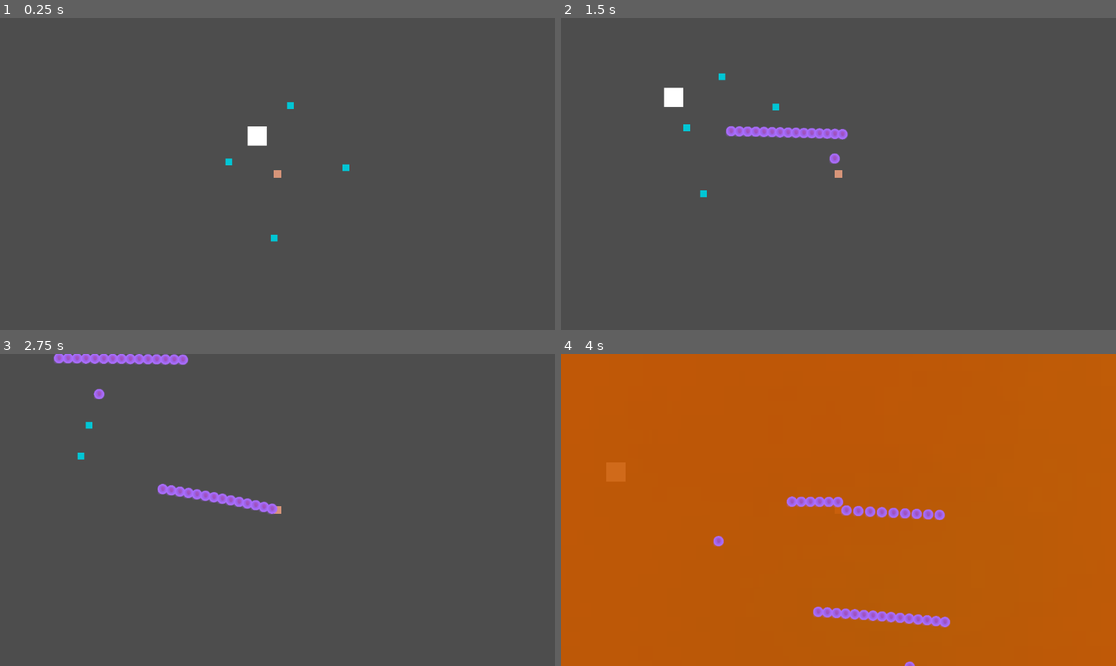
Above: before the commit, frames 1-4 (two rows, left to right).
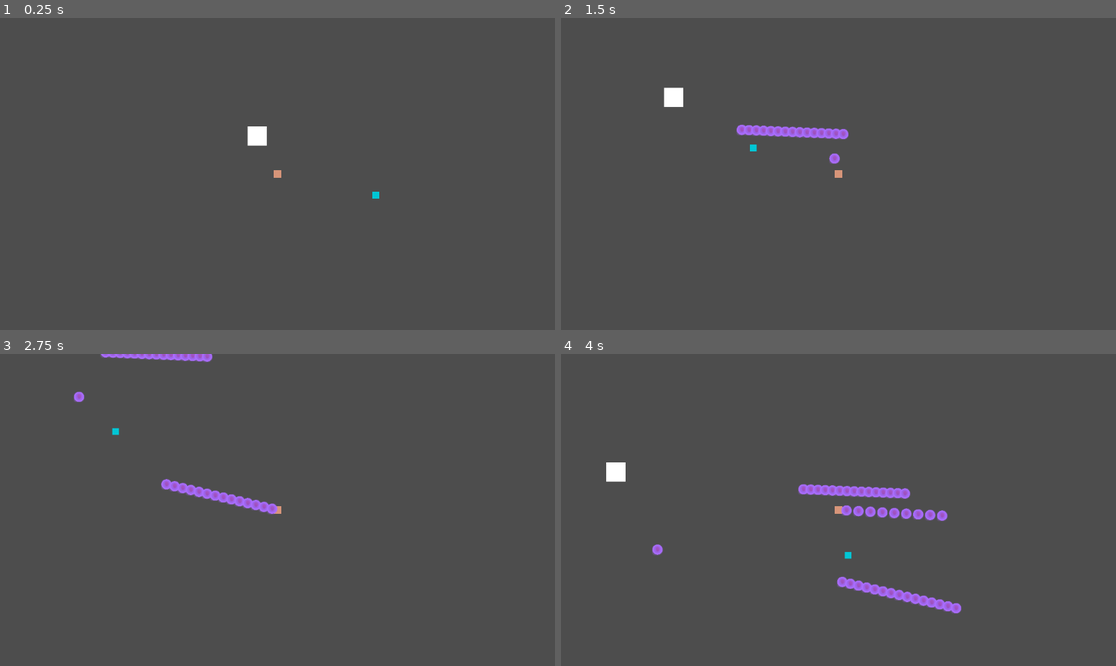
Above: after the commit, the same moments.

Repository: Simon014/PSLR2-Dungeon-Danmaku-Engine
Game: Godot game, scene res://RootScene.tscn
The game is run twice, just before and just after one commit, with the same random seed, the same clock (stepped at 60 frames per second) and the same inputs.
Inputs (mouse positions are in pixels of both pictures, inside the frame that each line leads up to):
- Up to frame 1 (0.25 s): no input
- Up to frame 2 (1.5 s): move the mouse to (960, 158) at 0.52 s; press the mouse at (960, 158) at 0.53 s; hold D (right) 0.53-1.28 s; move the mouse to (727, 189) at 1.27 s; release the mouse at (727, 189) at 1.28 s; hold S (down) from 1.28 s (still down); click (727, 189) at 1.35 s
- Up to frame 3 (2.75 s): move the mouse to (333, 441) at 2.02 s; release S (down) at 2.03 s; press the mouse at (333, 441) at 2.03 s; hold D (right) from 2.03 s (still down)
- Up to frame 4 (4 s): move the mouse to (810, 572) at 2.77 s; release D (right) at 2.78 s; release the mouse at (810, 572) at 2.78 s; hold W (up) 2.78-3.53 s; click (810, 572) at 2.85 s; move the mouse to (1005, 556) at 3.52 s; press the mouse at (1005, 556) at 3.53 s; hold A (left) from 3.53 s (still down)

The runs differ from the first frame. In frame 1, 0.1% of the frame differs, in the area x 40-69%, y 26-72%; in frame 2, 0.6%; in frame 3, 1.4%; in frame 4, 100%, in the area x 0-100%, y 0-100%.

Commit message:
additions, polishes and bug fixes
adding homing bullets, partner now gets stunned when hit, instead of dying directly, ensuring all bullets interact with NPC correctly.

Diff:
--- a/pslr-2-dungeon-danmaku-engine/DDEcore/core_partner_vars.gd
+++ b/pslr-2-dungeon-danmaku-engine/DDEcore/core_partner_vars.gd
@@ -7,7 +7,7 @@
 var SP = 100
 var SPmax = SP * 1.5
 var speed = 200
-var position
+var position = Vector2.ZERO
 #combat stats
 var attack = 1
 var defence = 1
--- a/pslr-2-dungeon-danmaku-engine/Entities/bullets/bomb/bullet.gd
+++ b/pslr-2-dungeon-danmaku-engine/Entities/bullets/bomb/bullet.gd
@@ -12,7 +12,6 @@
 
 #changed variables
 var scales
-var currentarea
 
 
 
@@ -24,8 +23,6 @@
 	$TTL.start()
 	$explode.scale.x = scales/100
 	$explode.scale.y = scales/100
-	currentarea = $CollisionShape2D.shape.radius
-	print(currentarea)
 
 func _process(delta: float) -> void:
 	velocity -= velocity * friction * 0.01
@@ -38,9 +35,10 @@
 	$Image.visible = false
 	$AnimationPlayer.play("explode")
 	$CollisionShape2D.shape.radius = explosionRadius
-	currentarea = $CollisionShape2D.shape.radius
 	pass # Replace with function body.
 
+func currentarea():
+	return $CollisionShape2D.shape.radius
 func _on_animation_player_current_animation_changed(name: StringName) -> void:
 	if name == "":
 		queue_free()
--- /dev/null
+++ b/pslr-2-dungeon-danmaku-engine/Entities/bullets/homing/Bullet.tscn
@@ -0,0 +1,30 @@
+[gd_scene format=3 uid="uid://ceit01bcpag3c"]
+
+[ext_resource type="Script" uid="uid://b0n0s0gh71hdx" path="res://Entities/bullets/homing/bullet.gd" id="1_3gprq"]
+[ext_resource type="Texture2D" uid="uid://ddcu5qbsqt1pd" path="res://Entities/bullets/DebugBullet.png" id="2_n0c7q"]
+
+[sub_resource type="CircleShape2D" id="CircleShape2D_y3fcc"]
+
+[node name="Bullet" type="CharacterBody2D" unique_id=625293210]
+collision_layer = 8
+collision_mask = 0
+script = ExtResource("1_3gprq")
+
+[node name="DebugBullet" type="Sprite2D" parent="." unique_id=1973256255]
+modulate = Color(0.6734647, 0.4300065, 1, 1)
+position = Vector2(0.23, 0)
+scale = Vector2(0.087890625, 0.087890625)
+texture = ExtResource("2_n0c7q")
+
+[node name="CollisionShape2D" type="CollisionShape2D" parent="." unique_id=719758290]
+shape = SubResource("CircleShape2D_y3fcc")
+
+[node name="TTL" type="Timer" parent="." unique_id=1548195517]
+wait_time = 5.0
+
+[node name="pathing" type="Timer" parent="." unique_id=1131017281]
+wait_time = 0.05
+autostart = true
+
+[connection signal="timeout" from="TTL" to="." method="_on_ttl_timeout"]
+[connection signal="timeout" from="pathing" to="." method="_on_pathing_timeout"]
--- /dev/null
+++ b/pslr-2-dungeon-danmaku-engine/Entities/bullets/homing/bullet.gd
@@ -0,0 +1,44 @@
+extends CharacterBody2D
+
+@export var damage = 10
+@export var speed = 100
+var direction
+@export var TTL = 100
+@export var friction = 0.5
+@export var acceleration = 2
+
+#specific stuff
+@export var Pathstart = 4 #when to activating pathing processing. 0 to start immediately.
+@export var PathInfluence = 5 #how much the path should influence the bullet. 1 for full influence. 0 for no influence.
+
+#dynamic stuff
+var timeSinceload = 0.0
+
+
+
+func _ready() -> void:
+	name = "Bullet"
+	velocity = direction * speed
+	$TTL.wait_time = TTL
+	$TTL.start()
+
+
+func _process(delta: float) -> void:
+	velocity -= velocity * friction * 0.01
+	move_and_slide()
+
+
+func _on_ttl_timeout() -> void:
+	queue_free()
+	pass # Replace with function body.
+
+
+func _on_pathing_timeout() -> void:
+	timeSinceload += 0.05
+	if timeSinceload > Pathstart:
+
+		if(position.distance_to(corePlayerVars.position) > position.distance_to(corePartnerVars.position)):
+			velocity += position.direction_to(corePartnerVars.position) * PathInfluence * acceleration
+		else:
+			velocity += position.direction_to(corePlayerVars.position) * PathInfluence * acceleration
+	pass # Replace with function body.
--- a/pslr-2-dungeon-danmaku-engine/Entities/bullets/split/Bullet.tscn
+++ b/pslr-2-dungeon-danmaku-engine/Entities/bullets/split/Bullet.tscn
@@ -1,7 +1,7 @@
 [gd_scene format=3 uid="uid://o76kpfhf5ioo"]
 
 [ext_resource type="Texture2D" uid="uid://ddcu5qbsqt1pd" path="res://Entities/bullets/DebugBullet.png" id="1_jbn31"]
-[ext_resource type="Script" uid="uid://cchjsl88yvv3h" path="res://Entities/bullets/split/split_bullet.gd" id="1_p7bxx"]
+[ext_resource type="Script" uid="uid://cchjsl88yvv3h" path="res://Entities/bullets/split/bullet.gd" id="1_p7bxx"]
 
 [sub_resource type="CircleShape2D" id="CircleShape2D_y3fcc"]
 
--- a/pslr-2-dungeon-danmaku-engine/Entities/partner/Partner.tscn
+++ b/pslr-2-dungeon-danmaku-engine/Entities/partner/Partner.tscn
@@ -37,6 +37,10 @@
 wait_time = 0.05
 autostart = true
 
+[node name="StunCD" type="Timer" parent="." unique_id=114053996]
+wait_time = 5.0
+one_shot = true
+
 [connection signal="area_entered" from="DetectionArea" to="." method="_on_detection_area_area_entered"]
 [connection signal="body_entered" from="DetectionArea" to="." method="_on_detection_area_body_entered"]
 [connection signal="timeout" from="Dodge" to="." method="_on_dodge_timeout"]
--- a/pslr-2-dungeon-danmaku-engine/Entities/partner/PartnerController.gd
+++ b/pslr-2-dungeon-danmaku-engine/Entities/partner/PartnerController.gd
@@ -12,24 +12,27 @@
 	pass
 
 func _process(delta: float) -> void:
-	move_and_slide()
+	if ($StunCD.time_left == 0):
+		move_and_slide()
 	corePartnerVars.position = position
 
 func _on_dodge_timeout() -> void:
 	movementvector = Vector2.ZERO
-	if (not $DetectionArea.has_overlapping_bodies() and position.distance_to(corePlayerVars.position) > 300):
+	if (not $DetectionArea.has_overlapping_bodies() and position.distance_to(corePlayerVars.position) > 100):
 		movementvector = position.direction_to(corePlayerVars.position)
 	else:
 		pass
 	for i in $DetectionArea.get_overlapping_bodies():
 		if (i.name.contains("Bullet")):
 			if position.distance_to(i.position) < 10:
-				queue_free()
+				i.queue_free()
+				$StunCD.start()
 			elif position.distance_to(i.position) < 20:
 				movementvector -= position.direction_to(i.position) * 0.1/position.distance_to(i.position)
 		if (i.name.contains("Bomb")):
-			if position.distance_to(i.position) < i.currentarea:
-				queue_free()
+			if position.distance_to(i.position) < i.currentarea():
+				i.queue_free()
+				$StunCD.start()
 			elif position.distance_to(i.position) < i.explosionRadius*1.1:
 				movementvector -= position.direction_to(i.position) * 0.1/position.distance_to(i.position)
 	movementvector = movementvector.normalized()
--- a/pslr-2-dungeon-danmaku-engine/Entities/player/PlayerController.gd
+++ b/pslr-2-dungeon-danmaku-engine/Entities/player/PlayerController.gd
@@ -1,18 +1,22 @@
 extends CharacterBody2D
 
 func attack():
-
+	var bullet = load("res://Entities/bullets/split/Bullet.tscn").instantiate()
+	bullet.speed = corePlayerVars.attackspeed
+	bullet.damage = corePlayerVars.attack
+	bullet.split = 10
+	bullet.acceleration = 0
+	bullet.TTL = 4
 	var splitter = load("res://Entities/bullets/bomb/Bullet.tscn").instantiate()
-	splitter.explosionRadius = 3000
-	splitter.explosionDamage = 0.7
-	splitter.TTL = 3
 	splitter.speed = corePlayerVars.attackspeed
 	splitter.damage = corePlayerVars.attack
-	splitter.friction = 1
+	splitter.explosionRadius = 50
+	splitter.TTL = 4
 
-	splitter.direction = position.direction_to(get_global_mouse_position())
-	splitter.position = position
-	get_parent().add_child(splitter)
+	bullet.splitinto = splitter
+	bullet.direction = position.direction_to(get_global_mouse_position())
+	bullet.position = position
+	get_parent().add_child(bullet)
 	pass
 
 func _input(event: InputEvent) -> void:
--- a/pslr-2-dungeon-danmaku-engine/RootScene.tscn
+++ b/pslr-2-dungeon-danmaku-engine/RootScene.tscn
@@ -17,13 +17,4 @@
 offset_bottom = 194.89897
 
 [node name="Partner" parent="." unique_id=617075088 instance=ExtResource("3_y8vh0")]
-position = Vector2(468, 229)
-
-[node name="Partner2" parent="." unique_id=640699986 instance=ExtResource("3_y8vh0")]
-position = Vector2(711, 241)
-
-[node name="Partner3" parent="." unique_id=678231191 instance=ExtResource("3_y8vh0")]
-position = Vector2(596, 112)
-
-[node name="Partner4" parent="." unique_id=1784029682 instance=ExtResource("3_y8vh0")]
-position = Vector2(562, 387)
+position = Vector2(809, 306)
Not shown, added: pslr-2-dungeon-danmaku-engine/Entities/bullets/homing/bullet.gd.uid
Renamed: pslr-2-dungeon-danmaku-engine/Entities/bullets/split/split_bullet.gd -> pslr-2-dungeon-danmaku-engine/Entities/bullets/split/bullet.gd
Renamed: pslr-2-dungeon-danmaku-engine/Entities/bullets/split/split_bullet.gd.uid -> pslr-2-dungeon-danmaku-engine/Entities/bullets/split/bullet.gd.uid
